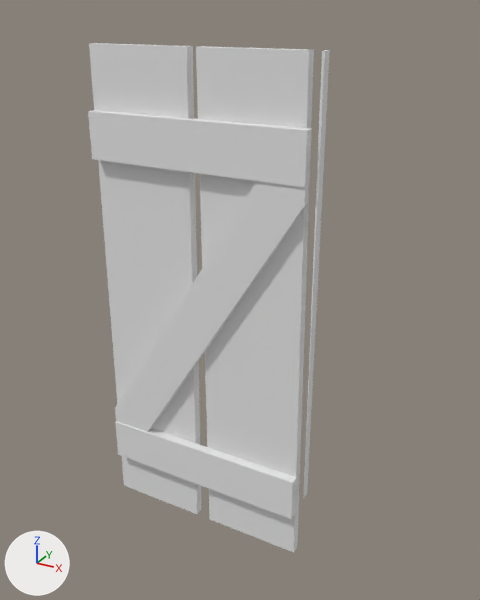
An edit to the glTF model assets/build/plank_kit/door_a_lod2.glb, drawn before and after from the same camera.
One viewpoint serves both versions: a 50 mm camera at (1.63, -1.89, 1.96) aimed at (0.58, 0.02, 1.01). Lighting does not change. The marker at lower left points along +X, +Y and +Z. The first picture is the older version. Vertices at exactly the same position are counted once.

Objects in the first picture: 'door_a_LOD2'.
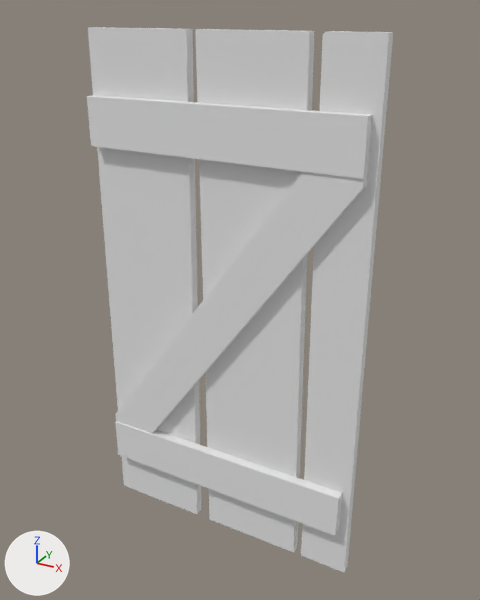
Diff of the bpy script that builds the scene:
```diff
--- a/assets/build/plank_kit/door_a_lod2.glb.py
+++ b/assets/build/plank_kit/door_a_lod2.glb.py
@@ me_door_a_lod2 @@
 # used by ob_door_a_lod2; location = (0.0, 0.0, 0.0)
 # verts and faces of me_door_a_lod2; kept vertices keep their numbers, new ones are numbered from 50
 # before: 1 (0.42, -0.04, 1.85) at pixel (186, 46), 2 (0.03, -0.04, 1.85) at pixel (89, 43), 5 (0.42, 0.0, 1.85) at pixel (192, 46), 6 (0.03, 0.0, 1.85) at pixel (96, 43), 8 (0.45, -0.04, 1.85) at pixel (195, 46)
 # before: 11 (0.83, -0.04, 1.85) at pixel (308, 50), 12 (0.45, 0.0, 1.85) at pixel (202, 46), 15 (0.83, 0.0, 1.85) at pixel (313, 49)
 # before: 24 (0.85, -0.07, 0.37) at pixel (292, 482), 25 (0.85, -0.07, 0.19) at pixel (291, 519), 28 (0.85, -0.04, 0.37) at pixel (296, 477), 29 (0.85, -0.04, 0.19) at pixel (295, 513)
 # before: 38 (0.19, -0.07, 0.36) at pixel (146, 433), 39 (0.85, -0.07, 1.41) at pixel (304, 205), 40 (0.85, -0.07, 1.47) at pixel (305, 184), 41 (0.69, -0.07, 1.47) at pixel (257, 178), 42 (0.03, -0.07, 0.43) at pixel (114, 408)
 # before: 44 (0.85, -0.04, 1.41) at pixel (308, 203), 45 (0.19, -0.04, 0.36) at pixel (151, 429), 46 (0.85, -0.04, 1.47) at pixel (309, 182), 47 (0.69, -0.04, 1.47), 48 (0.03, -0.04, 0.43)
-me_door_a_lod2.from_pydata(...)  # 50 vertices, 68 faces; spans x 0.02..0.88, y -0.07..0.0, z 0.0..1.85
+me_door_a_lod2.from_pydata(...)  # 54 vertices, 76 faces; spans x 0.02..1.06, y -0.07..0.0, z 0.0..1.9
+# me_door_a_lod2 part 1: the loose piece of 8 vertices spanning x 0.03..0.85, y -0.07..-0.04, z 1.47..1.63 is scaled about the mesh origin by (1.22, 1, 1.03)
+# me_door_a_lod2 part 2: the loose piece of 6 vertices spanning x 0.87..0.88, y -0.04..0.0, z 0.28..1.85 is rebuilt with 10 vertices and now spans x 0.87..1.06, y -0.04..0.0, z 0.0..1.9
+# me_door_a_lod2 part 3
+for i in [1, 2, 5, 6, 8, 11, 12, 15]: verts[i] += (0.0, 0.0, 0.05)
+# me_door_a_lod2 part 4
+verts[24] = (1.03, -0.07, 0.37)  # moved, pixel (338, 498)
+verts[28] = (1.03, -0.04, 0.37)  # moved, pixel (342, 492)
+verts[25] = (1.02, -0.07, 0.19)  # moved, pixel (334, 535)
+verts[29] = (1.02, -0.04, 0.19)  # moved, pixel (338, 529)
+# me_door_a_lod2 part 5
+verts[38] = (0.21, -0.07, 0.36)  # moved, pixel (151, 434)
+verts[45] = (0.21, -0.04, 0.36)  # moved
+verts[39] = (1.03, -0.07, 1.49)  # moved, pixel (362, 187)
+verts[44] = (1.03, -0.04, 1.49)  # moved, pixel (366, 185)
+verts[40] = (1.03, -0.07, 1.52)  # moved, pixel (363, 175)
+verts[46] = (1.03, -0.04, 1.52)  # moved, pixel (367, 173)
+verts[41] = (0.85, -0.07, 1.52)  # moved, pixel (304, 168)
+verts[47] = (0.85, -0.04, 1.52)  # moved
+verts[42] = (0.03, -0.07, 0.4)  # moved, pixel (115, 413)
+verts[48] = (0.03, -0.04, 0.4)  # moved, pixel (119, 410)
 me_door_a_lod2.materials.append(mat_plank_kit)
```

Where the change shows, as pixel boxes (x1, y1, x2, y2) in the pictures (480 x 600 px; the box of a moved part takes in the faces that stretch with it):
'door_a_LOD2', reshaped (26% wider, 7% taller): before (88, 43, 330, 553); after (87, 27, 393, 572)
part 1 of me_door_a_lod2, moved or reshaped: before (88, 110, 312, 187); after (87, 95, 372, 179)
part 2 of me_door_a_lod2, rebuilt (232% wider, 20% taller): before (303, 50, 330, 499); after (301, 31, 393, 572)
part 3 of me_door_a_lod2, moved or reshaped: before (89, 43, 314, 553); after (88, 27, 314, 553)
part 4 of me_door_a_lod2, moved or reshaped: before (115, 421, 297, 519); after (115, 421, 342, 536)
part 5 of me_door_a_lod2, moved or reshaped: before (115, 181, 309, 432); after (116, 172, 367, 433)
